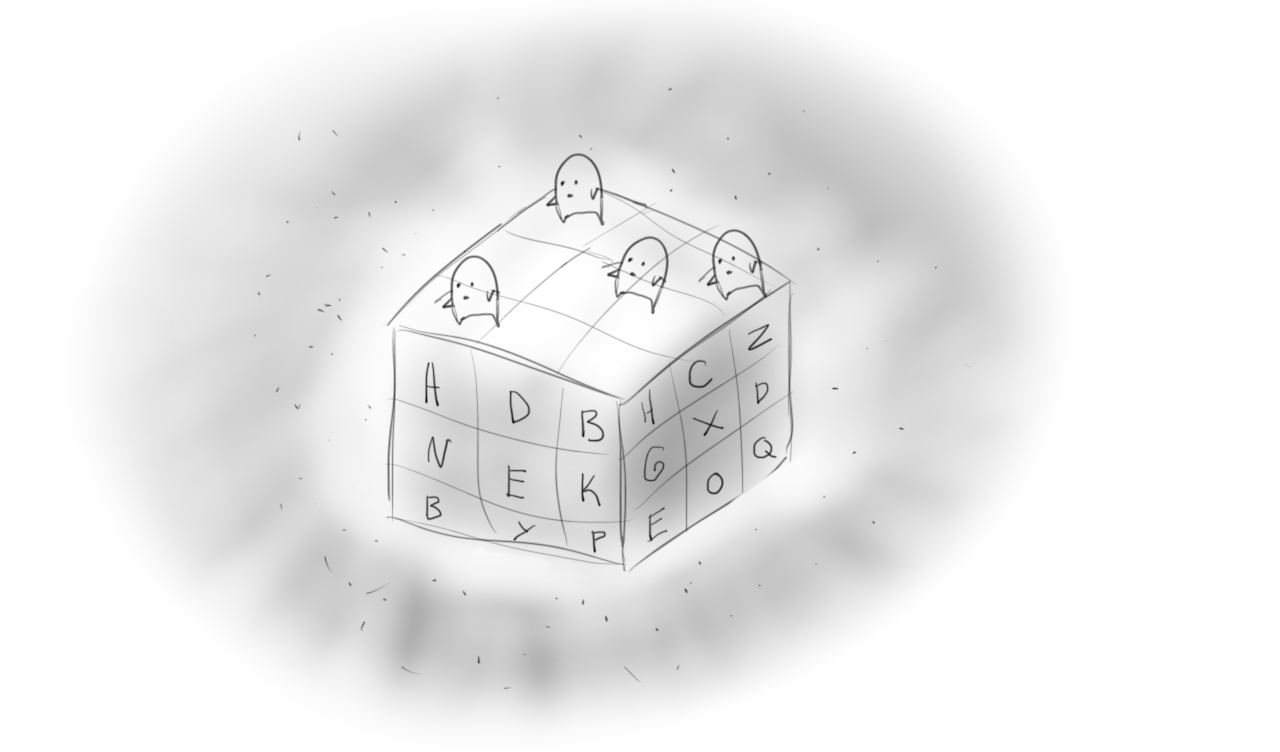
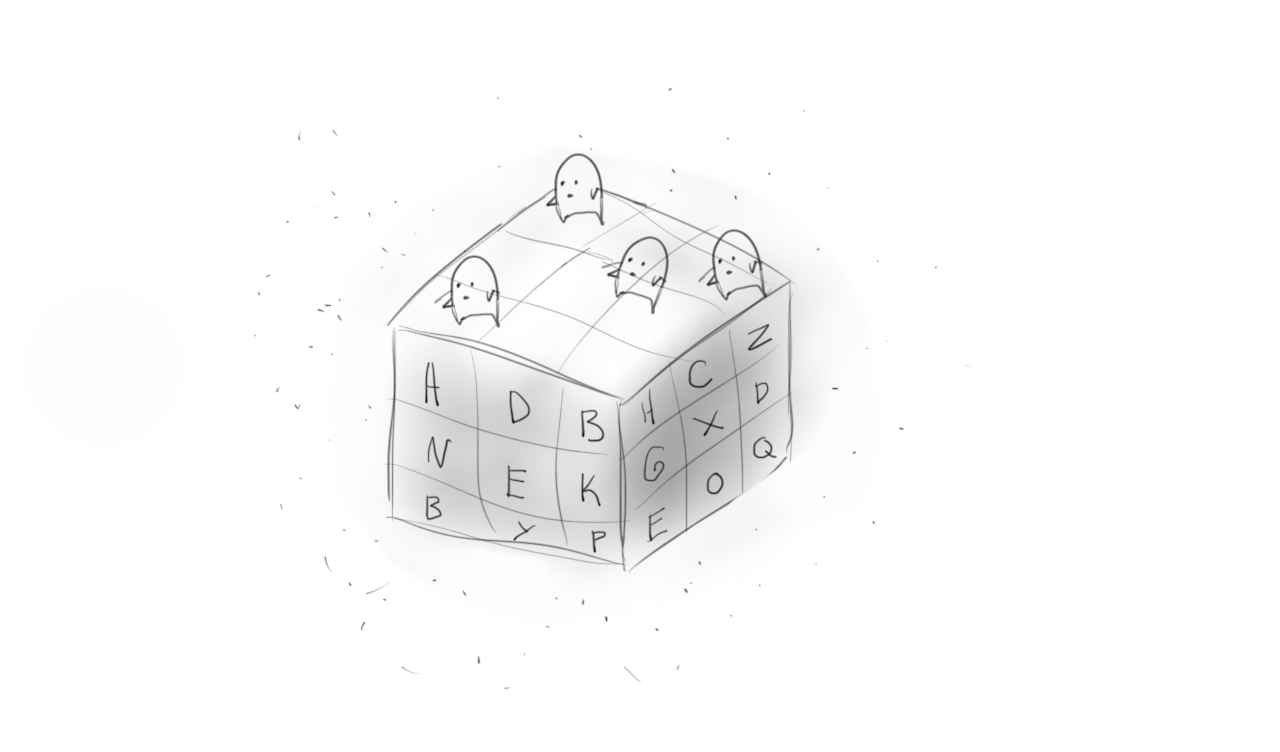
Layers edited between the first and the second 1280x752 image:
painted on "Layer 02" over [78, 0, 1066, 746]
